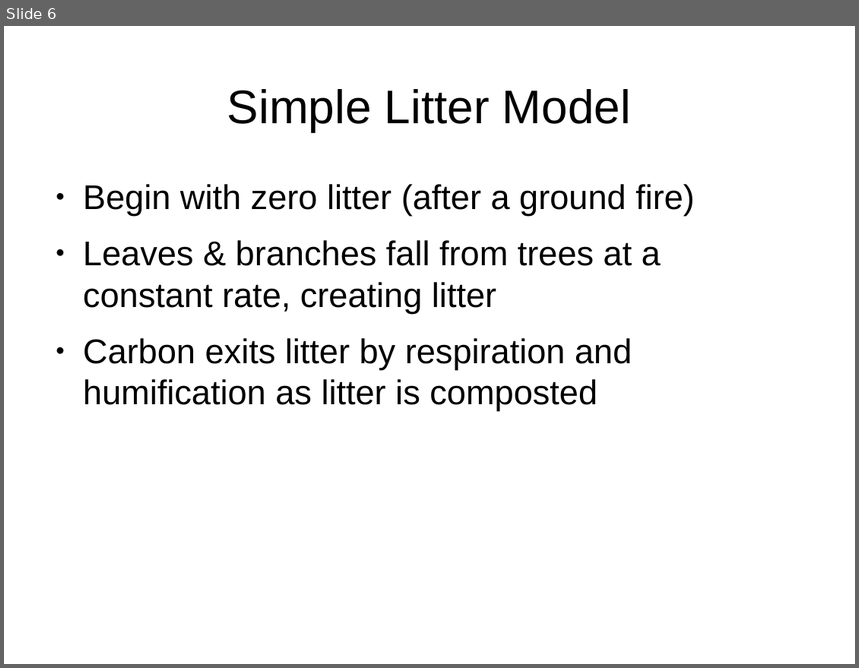
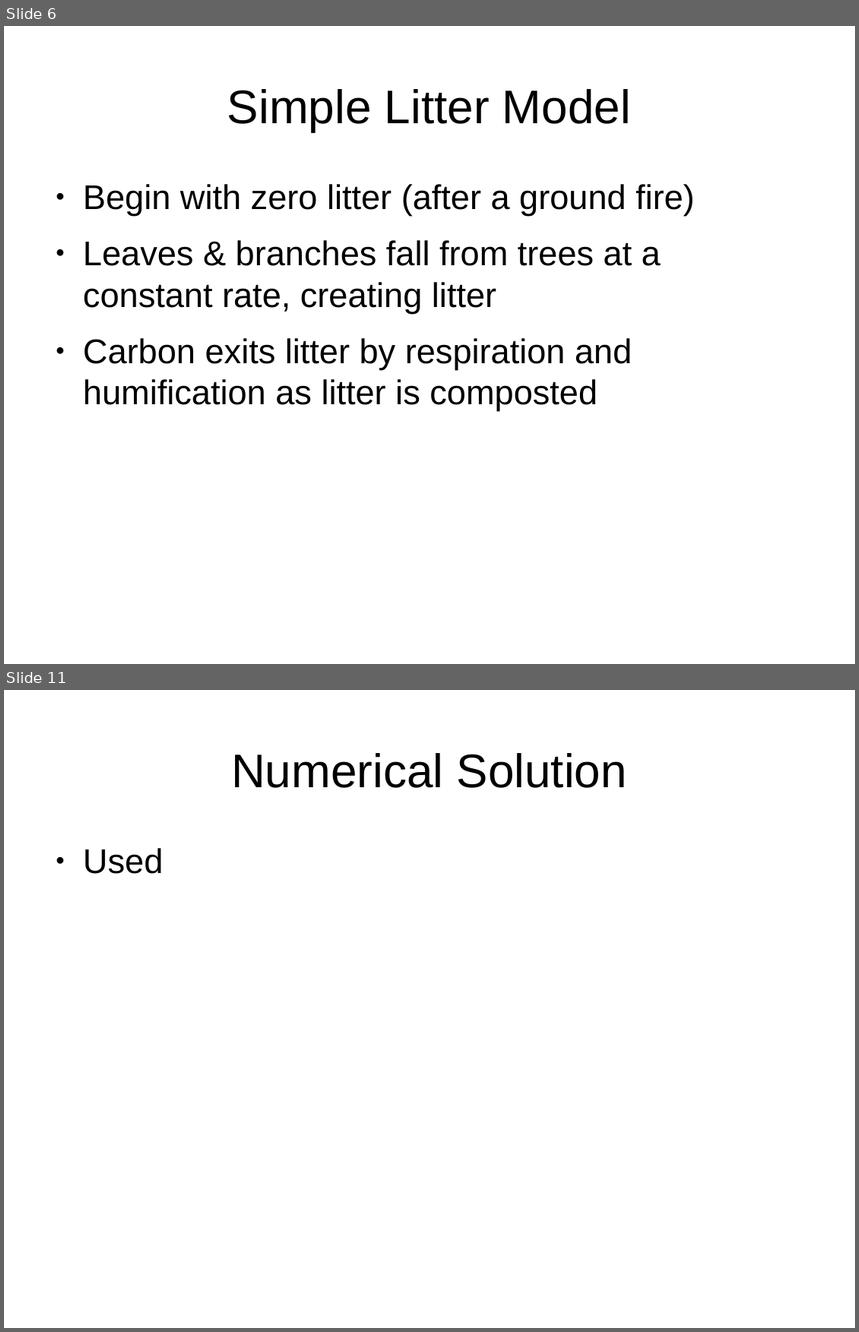
Before and after one commit to colefichter/math372_project_2, a slide deck: slides.odp. Shown one above the other, each under a label of ours: slide 6 before the commit, slides 6 and 11 after it; the slides between them are not shown. The pictures are 859x668 and 859x1332 pixels, drawn with LibreOffice and Linux fonts; fonts in the diff are those of the drawing. Boxes give left, top, right and bottom in pixels: in the first picture for what was removed or moved away, otherwise in the second. Text is boxed around its words. In the diff, an @@ line names an element or a change of style, - is before the commit and + after.

```diff
--- a/slides.odp
+++ b/slides.odp
@@ slide 11 added at (4, 690, 855, 1328), background #FFFFFF @@
@@ title added at (231, 753, 627, 788), 44 pt, text #000000 @@
+Numerical Solution
@@ text added at (83, 848, 163, 874), 32 pt, text #000000 @@
+● Used
```
Also in this commit, not shown: 2 slides changed, 6 other slides added, 1 other file.
